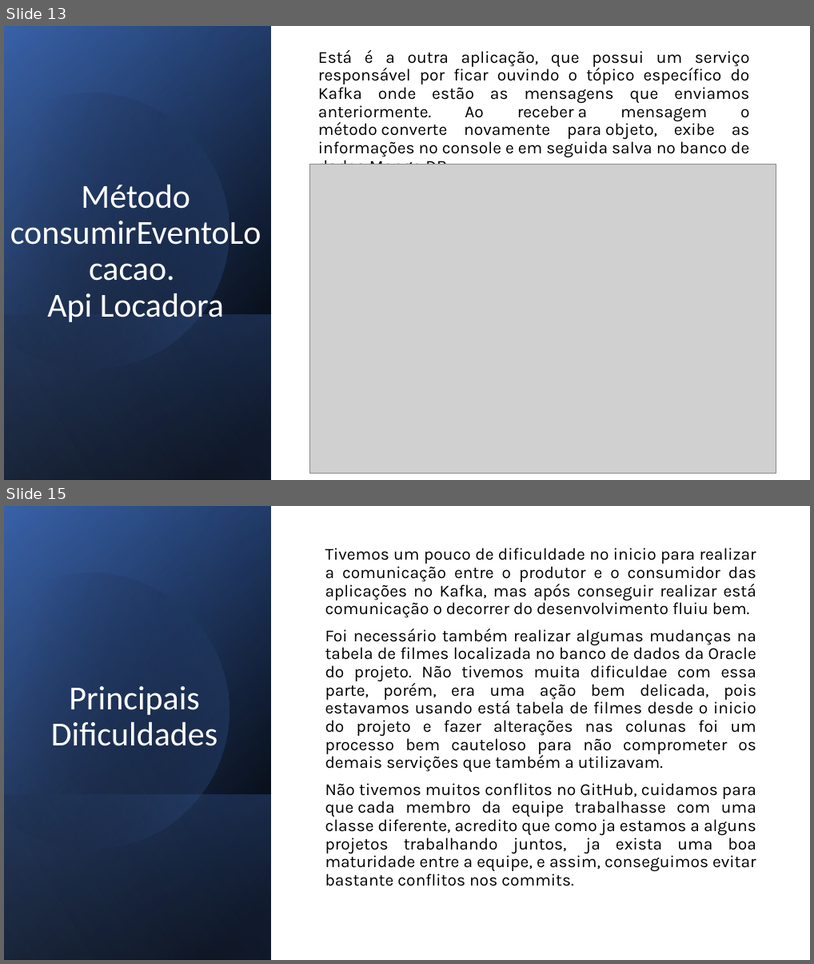
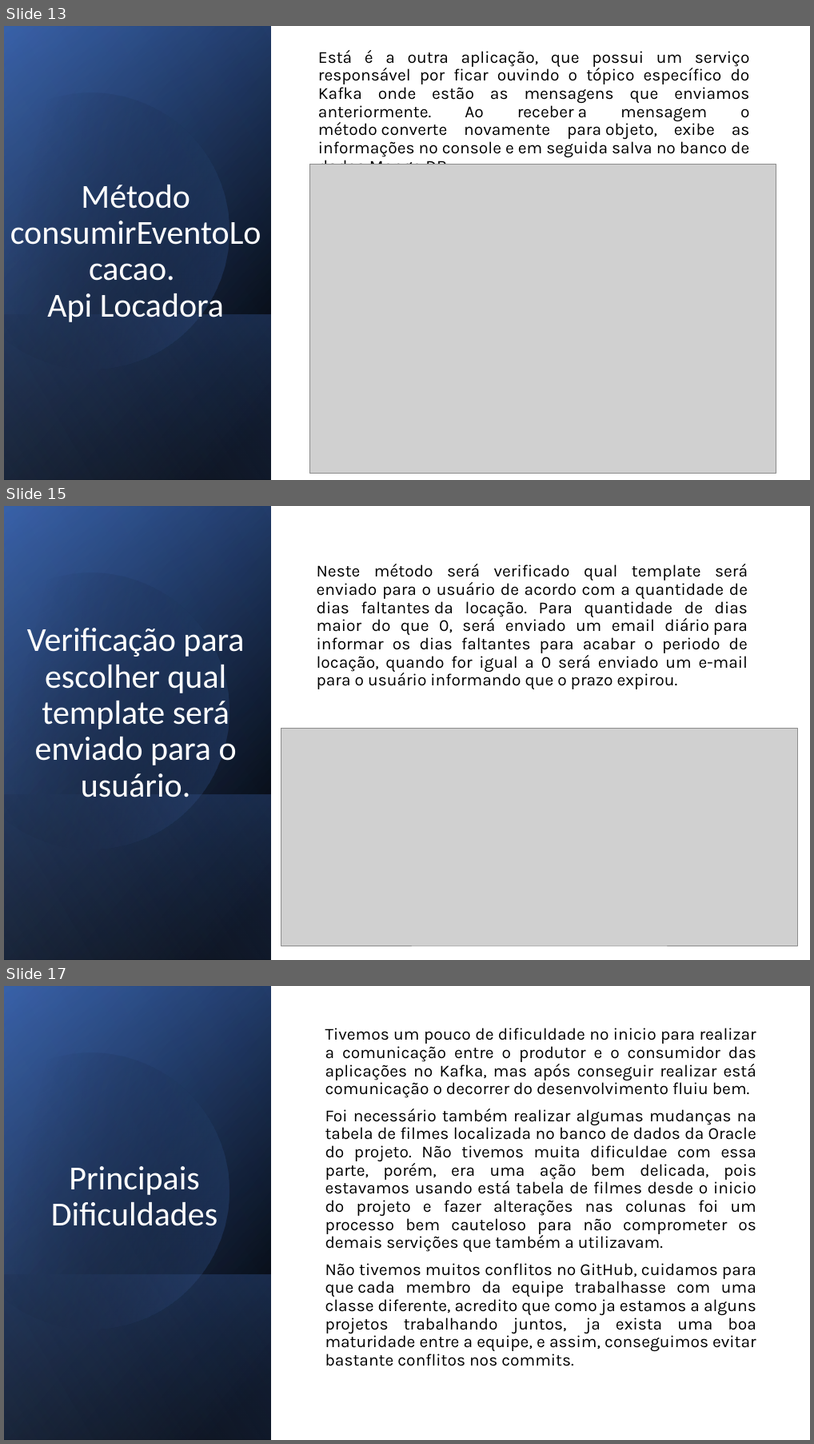
Before and after one commit to Alison8547/trabalho-final-spring, a slide deck: trabalho-final-modulo-4.3-4.4.pptx. Shown one above the other, each under a label of ours: slides 13 and 15 before the commit, slides 13, 15 and 17 after it; the slides between them are not shown. The pictures are 814x964 and 814x1444 pixels, drawn with LibreOffice and Linux fonts; fonts in the diff are those of the drawing; grey boxes stand for pictures. Boxes give left, top, right and bottom in pixels: in the first picture for what was removed or moved away, otherwise in the second. Text is boxed around its words. In the diff, an @@ line names an element or a change of style, - is before the commit and + after.

```diff
--- a/trabalho-final-modulo-4.3-4.4.pptx
+++ b/trabalho-final-modulo-4.3-4.4.pptx
@@ slide 15 added at [4,506,810,960], background #FFFFFF @@
@@ rectangle added at [4,506,810,960], fill #FFFFFF @@
@@ rectangle added at [4,506,271,960], fill gradient #000000 to #2F5597 @@
@@ rectangle added at [4,507,271,960], fill gradient #000000 to #4472C4 @@
@@ rectangle added at [4,506,271,959], fill gradient #000000 to #8FAADC @@
@@ freeform shape added at [4,540,262,877], fill gradient #000000 to #4472C4 @@
@@ text added at [317,564,749,689], 20 pt, text #000000 @@
+Neste método será verificado qual template será enviado para o usuário de acordo com a quantidade de dias faltantes da locação. Para quantidade de dias maior do que 0, será enviado um email diário para informar os dias faltantes para acabar o periodo de locação, quando for igual a 0 será enviado um e-mail para o usuário informando que o prazo expirou.
@@ title added at [27,628,244,797], 40 pt, text #FFFFFF @@
+Verificação para escolher qual template será enviado para o usuário.
@@ picture added at [281,728,798,945] @@
@@ rectangle added at [4,794,271,960], fill gradient #4472C4 to #000000 @@
@@ what was slide 15 is now slide 17 @@
```
Also in this commit, not shown: 1 slide changed, 1 other slide added.
